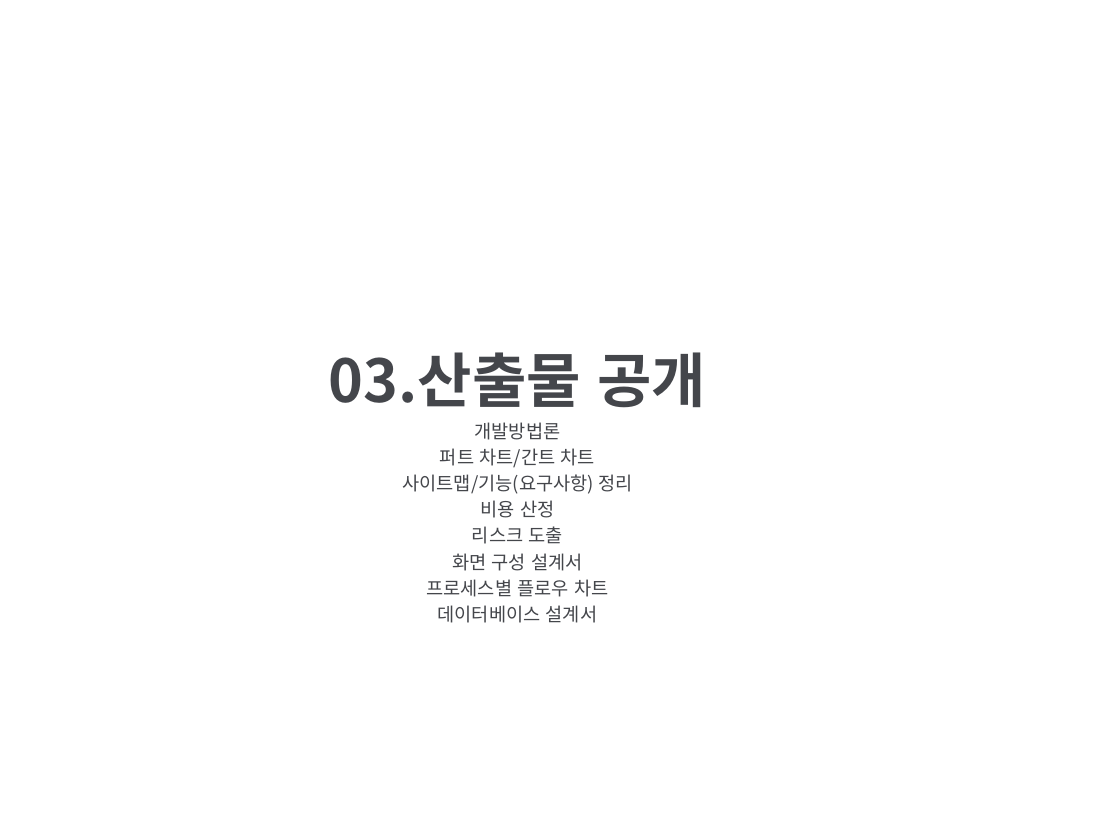
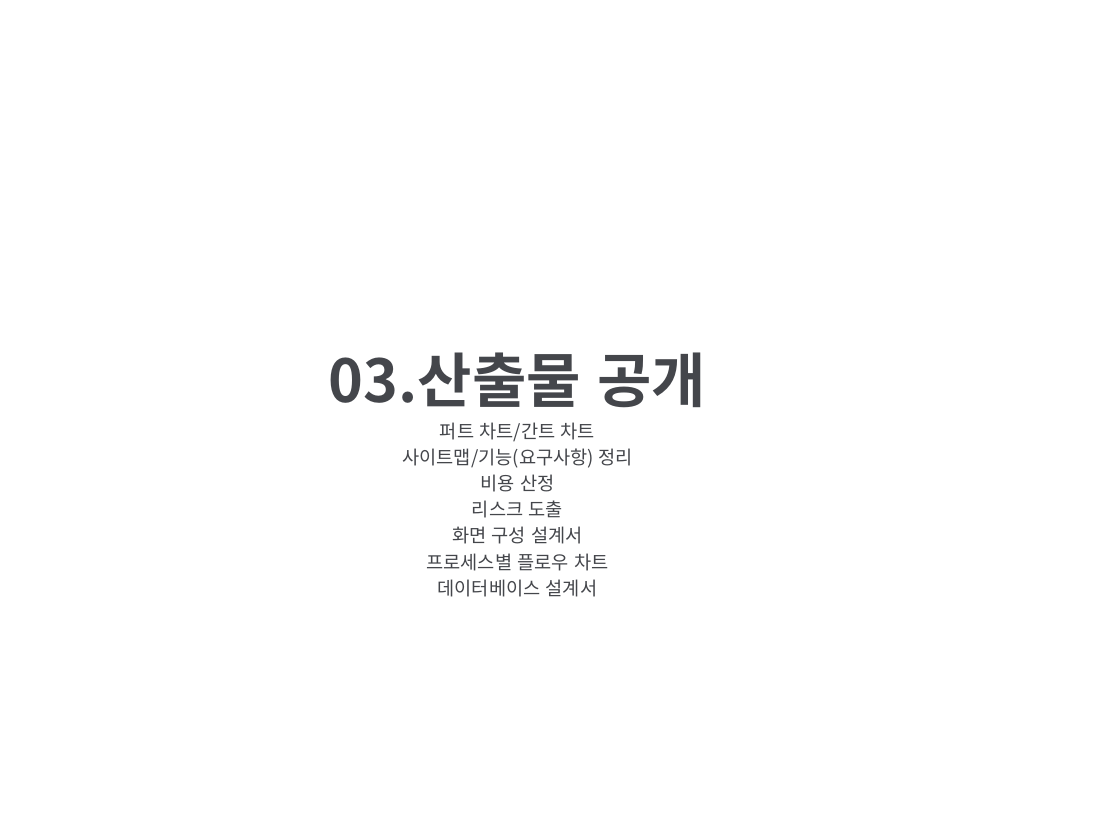
Before and after one commit to DrawGreen2021/Presentation, a slide deck: slide 10 of 팀 그릴그린 중간발표(사업계획서).pptx (slide 9 before the commit). Drawn at 1120x840 pixels with LibreOffice and Linux fonts; fonts in the diff are those of the drawing; background and template pictures are left out. Boxes give left, top, right and bottom in pixels: in the first picture for what was removed or moved away, otherwise in the second. Text is boxed around its words. In the diff, an @@ line names an element or a change of style, - is before the commit and + after.

```diff
--- a/팀 그릴그린 중간발표(사업계획서).pptx
+++ b/팀 그릴그린 중간발표(사업계획서).pptx
@@ subtitle at box(475, 422, 561, 440): paragraph removed @@
-개발방법론
```
Also in this commit, not shown: 9 other slides changed, 4 slides added, 2 slides removed, 2 other files.
